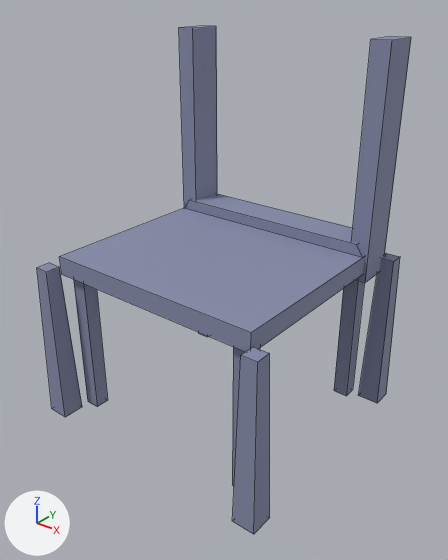
Before and after pictures for a commit that changed the FBX model SampleProject/assets/models/camp/chair.fbx.
Camera for both pictures: a camera (50 mm lens) standing at (0.92, -1.142, 1.099) and looking at (0.029, -0.028, 0.408). The axes (+X, +Y, +Z) are drawn at lower left. The lights are the same throughout. The older version comes first. Mesh edges are drawn as thin lines. Where no turn or scale is listed for an object, it has been applied to the vertices.

The first picture shows 'Chair'.
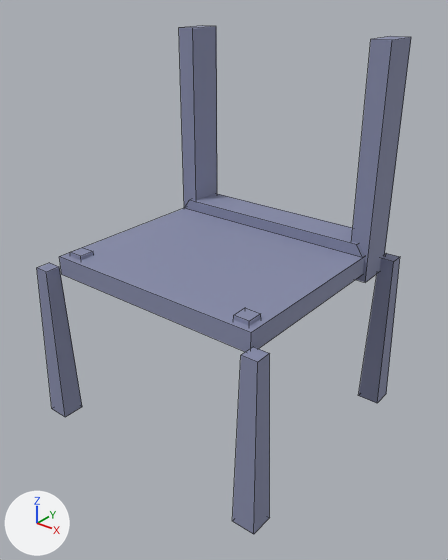
Location of each change, [x1, y1, x2, y2] in pixels of the pictures (448 x 560 px; the box of a moved part takes in the faces that stretch with it):
part 1 of me_chair, moved or reshaped
    before: [74, 280, 108, 407]
    after: [70, 248, 94, 260]
part 2 of me_chair, moved or reshaped (not visible afterwards)
    before: [334, 280, 365, 396]
part 3 of me_chair, moved or reshaped
    before: [232, 347, 260, 486]
    after: [233, 308, 261, 326]

The change in detail:
me_chair has 96 vertices, 72 faces and spans x -0.355..0.355, y -0.33..0.33, z 0.0..0.98.
me_chair is used by ob_chair; location (0.0, 0.0, 0.0).
me_chair part 1: the loose piece of 8 vertices spanning x -0.28..-0.24, y -0.26..-0.22, z 0.02..0.44 is scaled about its middle by (1.05, 1.05, -0.0952), then moved by (0.0, 0.0, 0.23).
me_chair part 2: the loose piece of 8 vertices spanning x 0.24..0.28, y 0.22..0.26, z 0.02..0.44 is scaled about its middle by (1.05, 1.05, -0.0952), then moved by (0.0, 0.0, 0.23).
me_chair part 3: the loose piece of 8 vertices spanning x 0.24..0.28, y -0.26..-0.22, z 0.02..0.44 is scaled about its middle by (1.05, 1.05, -0.0952), then moved by (0.0, 0.0, 0.23).
